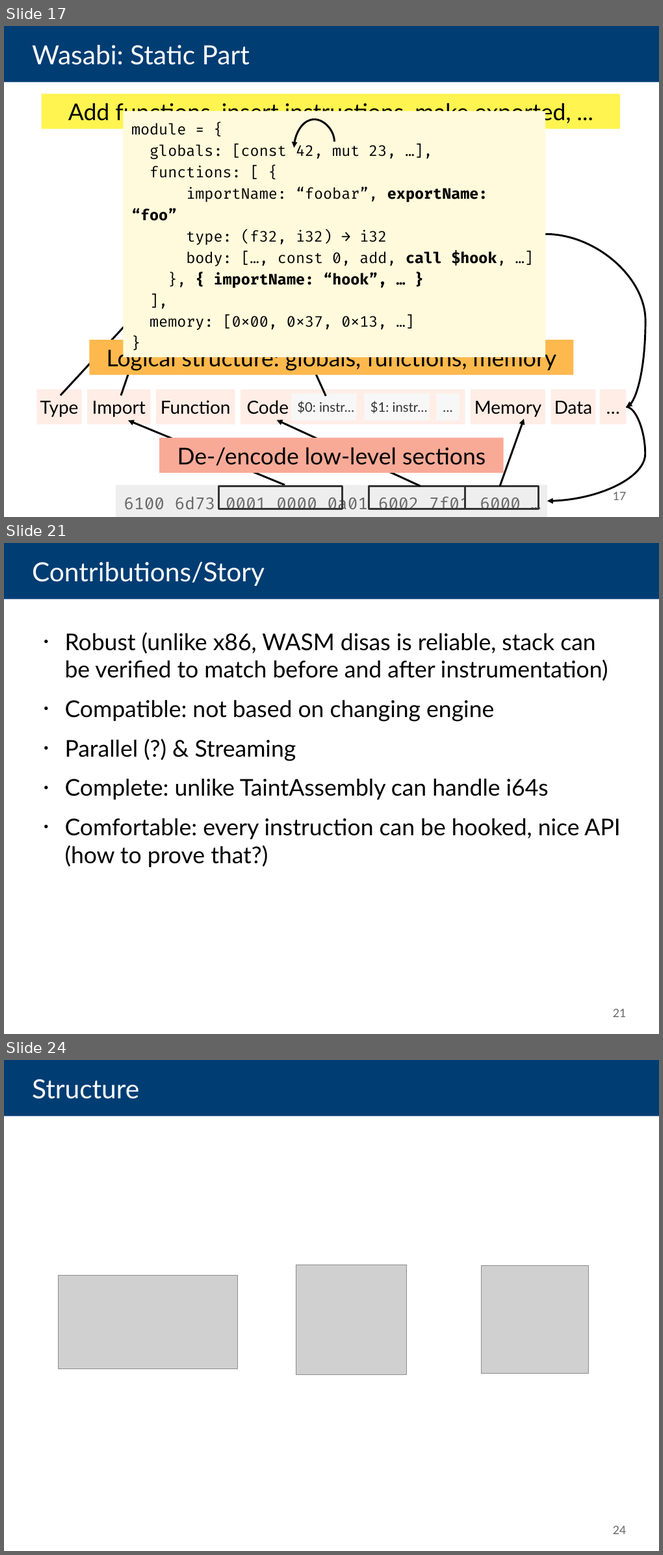
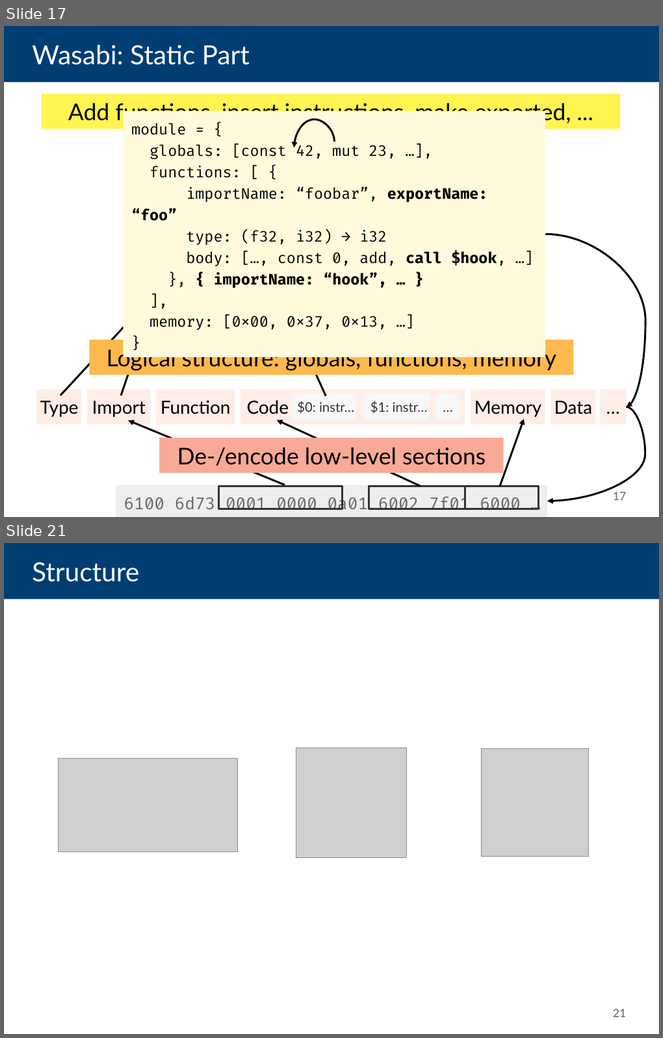
Before and after one commit to danleh/wasabi, a slide deck: 2018-04-11 Presentation/own-work.odp. Shown one above the other, each under a label of ours: slides 17, 21 and 24 before the commit, slides 17 and 21 after it; the slides between them are not shown. The pictures are 663x1555 and 663x1038 pixels, drawn with LibreOffice and Linux fonts; fonts in the diff are those of the drawing; grey boxes stand for pictures. Boxes give left, top, right and bottom in pixels: in the first picture for what was removed or moved away, otherwise in the second. Text is boxed around its words. In the diff, an @@ line names an element or a change of style, - is before the commit and + after.

```diff
--- a/2018-04-11 Presentation/own-work.odp
+++ b/2018-04-11 Presentation/own-work.odp
@@ slide 21 removed at [4,543,659,1034], background #FFFFFF @@
@@ title removed at [4,543,659,599] @@
-Contributions/Story
@@ text removed at [65,632,620,867] @@
-● Robust (unlike x86, WASM disas is reliable, stack can be verified to match before and after instrumentation)
-● Compatible: not based on changing engine
-● Parallel (?) & Streaming
-● Complete: unlike TaintAssembly can handle i64s
-● Comfortable: every instruction can be hooked, nice API (how to prove that?)
@@ page number removed at [613,1009,627,1017] @@
-21
@@ what was slide 24 is now slide 21 @@
@@ page number at [613,1009,627,1017]: text changed @@
-24
+21
```
Also in this commit, not shown: 7 slides changed, 9 slides added, 4 other slides removed.
